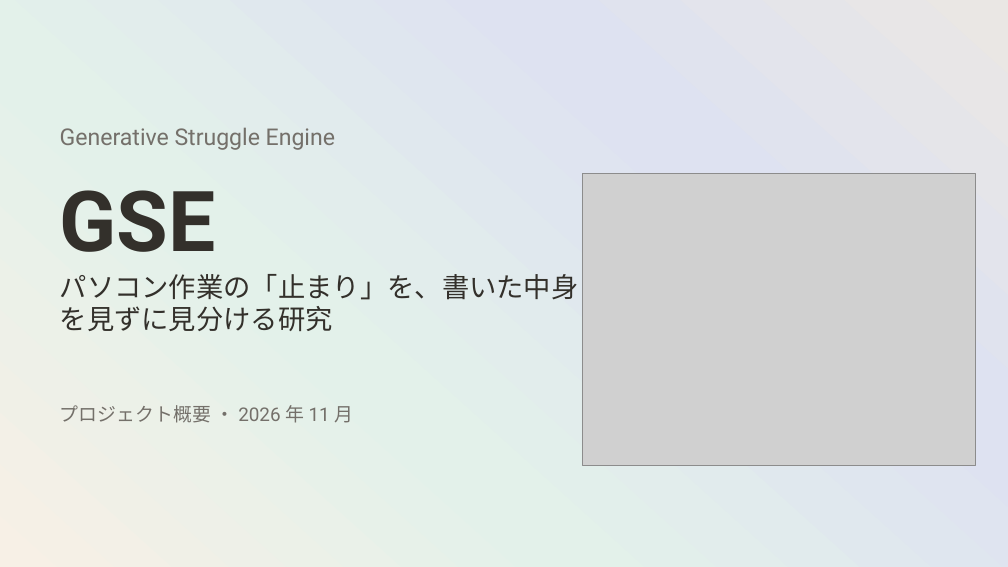
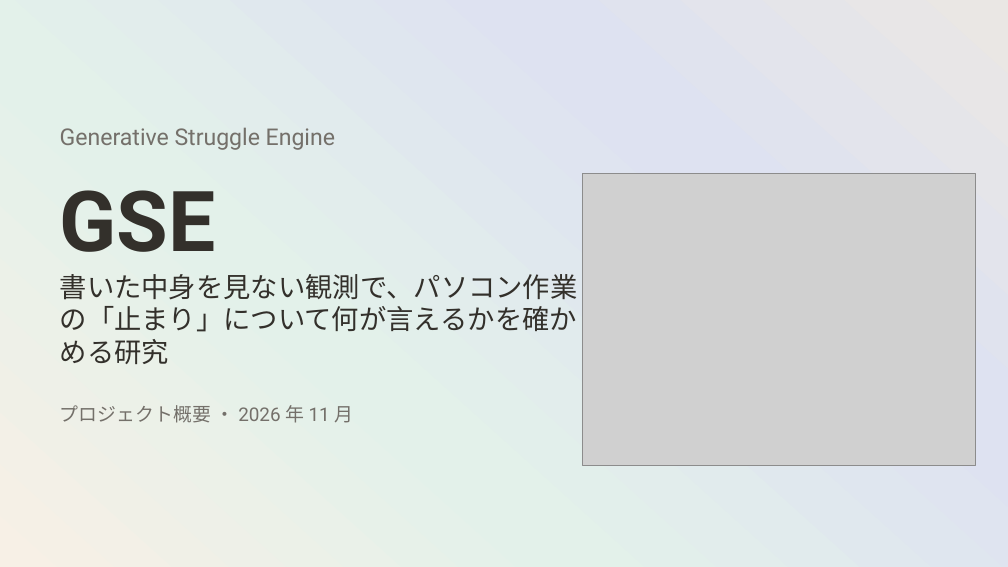
Before and after one commit to mikotomiura/GSE-prototype, a slide deck: slide 1 of docs/slides/project-overview/GSE_project_overview.pptx. Drawn at 1008x567 pixels with LibreOffice and Linux fonts; fonts in the diff are those of the drawing; grey boxes stand for pictures; background and template pictures are left out. Boxes give left, top, right and bottom in pixels: in the first picture for what was removed or moved away, otherwise in the second. Text is boxed around its words. In the diff, an @@ line names an element or a change of style, - is before the commit and + after.

```diff
--- a/docs/slides/project-overview/GSE_project_overview.pptx
+++ b/docs/slides/project-overview/GSE_project_overview.pptx
@@ text at [60, 274, 578, 364]: text changed @@
-パソコン作業の「止まり」を、書いた中身を見ずに見分ける研究
+書いた中身を見ない観測で、パソコン作業の「止まり」について何が言えるかを確かめる研究
```
Also in this commit, not shown: 5 other slides changed, 2 other files.
